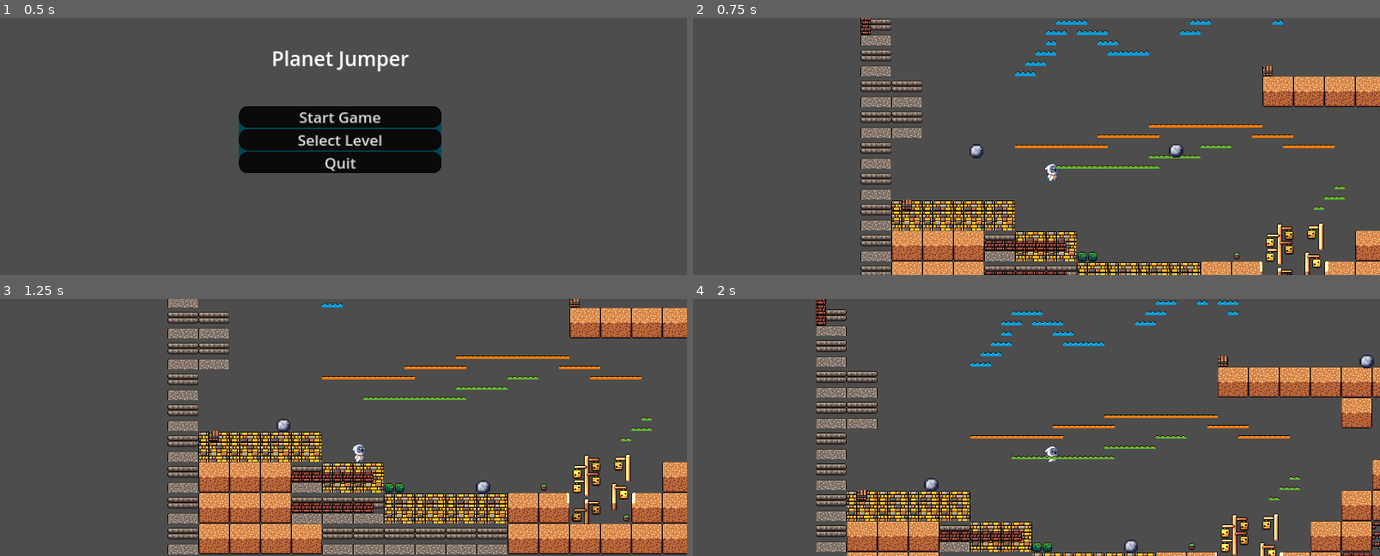
Above: before the commit, frames 1-4 (two rows, left to right).
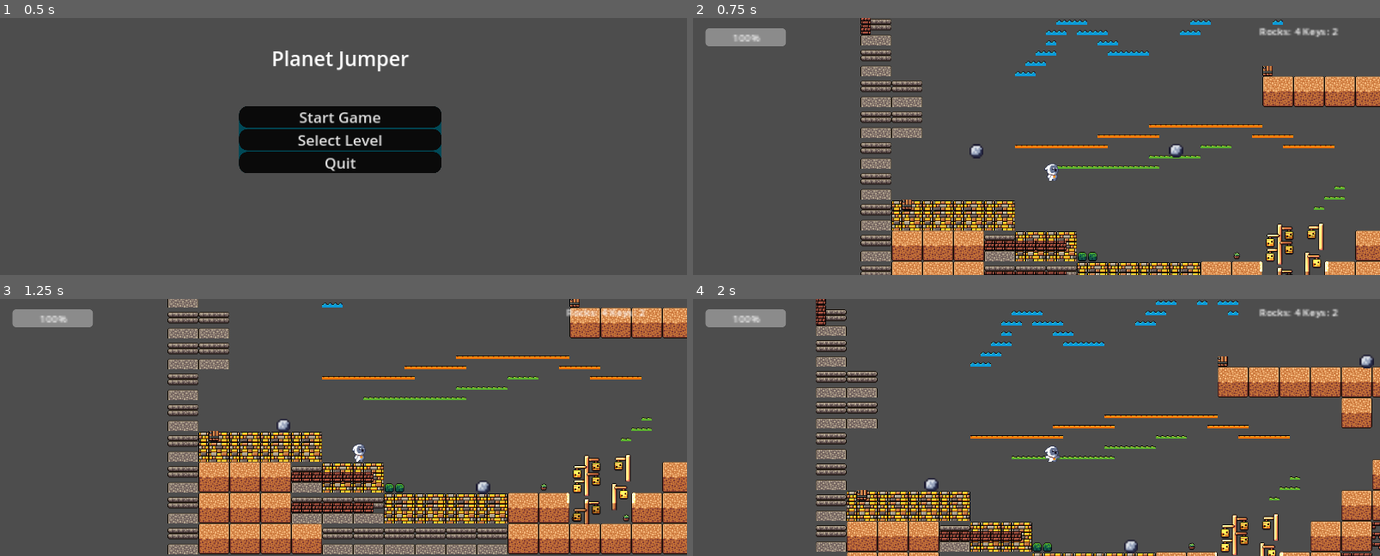
Above: after the commit, the same moments.

Repository: yogesh8177/planet-jumper
Game: Godot game, scene res://scenes/main_menu.tscn
The game is run twice, just before and just after one commit, with the same random seed, the same clock (stepped at 60 frames per second) and the same inputs.
Inputs:
- Up to frame 1 (0.5 s): no input
- Up to frame 2 (0.75 s): click "Start Game" at 0.5 s
- Up to frame 3 (1.25 s): no input
- Up to frame 4 (2 s): hold Right (ui_right) from 1.28 s (still down); tap Up (ui_up) at 1.52 s

Frame 1 is identical in both runs. In frame 2, 1.0% of the frame differs, in the area x 1-94%, y 3-59%; in frame 3, 1.0%; in frame 4, 1.1%, in the area x 1-94%, y 3-63%.

Commit message:
add health bar and collectables ui

Diff:
--- a/scenes/enemies/enemy.tscn
+++ b/scenes/enemies/enemy.tscn
@@ -183,7 +183,7 @@
 scale = Vector2(1.18232, 1.3871)
 sprite_frames = SubResource("SpriteFrames_kknko")
 animation = &"idle"
-frame_progress = 0.69817
+frame_progress = 0.469073
 
 [node name="CollisionShape2D" type="CollisionShape2D" parent="."]
 visible = false
--- a/scenes/player.tscn
+++ b/scenes/player.tscn
@@ -536,5 +536,31 @@
 sprite_frames = SubResource("SpriteFrames_njt15")
 animation = &"death"
 
+[node name="HealthBar" type="ProgressBar" parent="."]
+offset_left = 34.0
+offset_top = 201.0
+offset_right = 159.0
+offset_bottom = 228.0
+
+[node name="CollectablesContainer" type="HBoxContainer" parent="."]
+anchors_preset = 1
+anchor_left = 1.0
+anchor_right = 1.0
+offset_left = 894.0
+offset_top = 187.0
+offset_right = 1069.0
+offset_bottom = 224.0
+grow_horizontal = 0
+size_flags_horizontal = 8
+size_flags_vertical = 0
+
+[node name="RocksLabel" type="Label" parent="CollectablesContainer"]
+layout_mode = 2
+text = "Rocks: "
+
+[node name="KeysLabel" type="Label" parent="CollectablesContainer"]
+layout_mode = 2
+text = "Keys: "
+
 [connection signal="camera_shake" from="." to="Camera2D" method="_on_player_camera_shake"]
 [connection signal="key_collected" from="." to="." method="_on_key_collected"]
--- a/scenes/world.tscn
+++ b/scenes/world.tscn
@@ -10,9 +10,6 @@
 
 [node name="World" type="Node2D"]
 script = ExtResource("1_kgm3y")
-
-[node name="Player" parent="." instance=ExtResource("1_gob4b")]
-position = Vector2(-386, -84)
 
 [node name="Platforms" parent="." instance=ExtResource("2_rcv8n")]
 position = Vector2(273, 397)
@@ -43,9 +40,12 @@
 [node name="LevelCompleteTile" parent="." instance=ExtResource("7_ksr77")]
 position = Vector2(1070, -178)
 
+[node name="Player" parent="." instance=ExtResource("1_gob4b")]
+position = Vector2(-386, -84)
+
 [connection signal="can_collect_keys" from="." to="Player" method="_on_world_can_collect_keys" flags=6]
 [connection signal="level_completed" from="." to="Player" method="_on_world_level_completed"]
-[connection signal="key_collected" from="Player" to="." method="_on_player_key_collected"]
 [connection signal="body_entered" from="RocksContainer" to="." method="_on_rocks_container_body_entered"]
 [connection signal="area_entered" from="LevelCompleteTile" to="." method="_on_level_complete_tile_area_entered"]
 [connection signal="body_entered" from="LevelCompleteTile" to="." method="_on_level_complete_tile_body_entered"]
+[connection signal="key_collected" from="Player" to="." method="_on_player_key_collected"]
--- a/scenes/world_2/scripts/world_2.gd
+++ b/scenes/world_2/scripts/world_2.gd
@@ -11,6 +11,7 @@
 signal can_collect_keys
 signal level_completed
 
+@onready var player = $Player
 @onready var sliding_platform = $world_2_platforms/SlidingGroundLayer/AnimationPlayer
 
 
@@ -20,6 +21,8 @@
 	for key in keys:
 		key.visible = false
 	sliding_platform.play("slide_platform")
+	player.update_rocks_label(total_rocks_to_reveal_keys)
+	player.update_keys_label(TOTAL_KEYS_TO_UNLOCK)
 
 # Called every frame. 'delta' is the elapsed time since the previous frame.
 func _process(delta: float) -> void:
@@ -30,6 +33,7 @@
 	if (body.is_in_group("Rocks")):
 		total_rocks_collected += 1
 		print("rocks collected: ", total_rocks_collected)
+		player.update_rocks_label(total_rocks_to_reveal_keys - total_rocks_collected)
 	if (total_rocks_collected >= total_rocks_to_reveal_keys):
 		if(!keys_revealed):
 			reveal_keys()
@@ -46,6 +50,7 @@
 func _on_player_key_collected() -> void:
 	if (keys_revealed):
 		total_keys_collected += 1
+		player.update_keys_label(TOTAL_KEYS_TO_UNLOCK - total_keys_collected)
 	if (total_keys_collected >= TOTAL_KEYS_TO_UNLOCK && !is_door_unlocked):
 		is_door_unlocked = true
 		print("door unlocked")
@@ -54,4 +59,4 @@
 func _on_level_complete_tile_body_entered(body: Node2D) -> void:
 	print(is_door_unlocked)
 	if (body.is_in_group("Player") && is_door_unlocked):
-		get_tree().reload_current_scene()
+		get_tree().change_scene_to_file("res://scenes/main_menu.tscn")
--- a/scripts/player.gd
+++ b/scripts/player.gd
@@ -12,6 +12,9 @@
 @export var is_alive: bool = true
 @export var is_hurting: bool = false
 @export var health = 100
+@onready var health_bar = $HealthBar
+@onready var rocks_label = $CollectablesContainer/RocksLabel
+@onready var keys_label = $CollectablesContainer/KeysLabel
 
 const PUSH_FORCE = 10.0
 const MIN_PUSH_FORCE = 5.0
@@ -22,8 +25,9 @@
 
 # Called when the node enters the scene tree for the first time.
 func _ready() -> void:
+	health_bar.max_value = health
+	update_health_bar()
 	pass # Replace with function body.
-
 
 # Called every frame. 'delta' is the elapsed time since the previous frame.
 func _process(delta: float) -> void:
@@ -133,6 +137,7 @@
 func take_damage(damage: int):
 	if (can_take_damage):
 		health -= damage
+		update_health_bar()
 		if (health <= 0):
 			health = 0
 			is_alive = false
@@ -141,3 +146,12 @@
 func game_over_screen():
 	await get_tree().create_timer(2).timeout
 	get_tree().change_scene_to_file("res://scenes/game_over_screen.tscn")
+
+func update_health_bar():
+	health_bar.value = health
+
+func update_rocks_label(pending_rocks: int):
+	rocks_label.text = "Rocks: %s" % pending_rocks
+
+func update_keys_label(pending_keys: int):
+	keys_label.text = "Keys: %s" % pending_keys
--- a/scripts/world.gd
+++ b/scripts/world.gd
@@ -7,6 +7,7 @@
 
 var TOTAL_KEYS_TO_UNLOCK: int = 2
 var is_door_unlocked: bool = false;
+@onready var player = $Player
 
 var next_world = "res://scenes/world_2/world_2.tscn"
 
@@ -20,7 +21,8 @@
 	var keys = get_tree().get_nodes_in_group("Keys")
 	for key in keys:
 		key.visible = false
-
+	player.update_rocks_label(total_rocks_to_reveal_keys)
+	player.update_keys_label(TOTAL_KEYS_TO_UNLOCK)
 
 # Called every frame. 'delta' is the elapsed time since the previous frame.
 func _process(delta: float) -> void:
@@ -30,6 +32,7 @@
 func _on_player_key_collected() -> void:
 	if (keys_revealed):
 		total_keys_collected += 1
+		player.update_keys_label(TOTAL_KEYS_TO_UNLOCK - total_keys_collected)
 	if (total_keys_collected >= TOTAL_KEYS_TO_UNLOCK && !is_door_unlocked):
 		is_door_unlocked = true
 		door_animation_player.play("door_unlock")
@@ -39,6 +42,7 @@
 	if (body.is_in_group("Rocks")):
 		total_rocks_collected += 1
 		print("rocks collected: ", total_rocks_collected)
+		player.update_rocks_label(total_rocks_to_reveal_keys - total_rocks_collected)
 	if (total_rocks_collected >= total_rocks_to_reveal_keys):
 		if(!keys_revealed):
 			reveal_keys()
